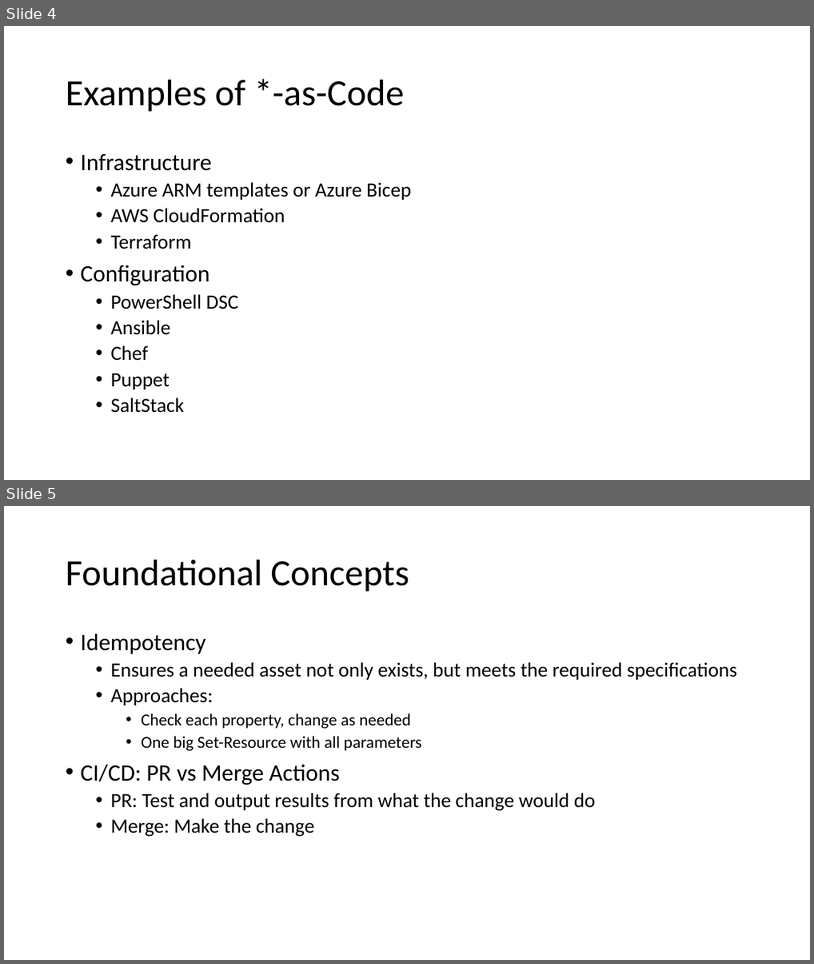
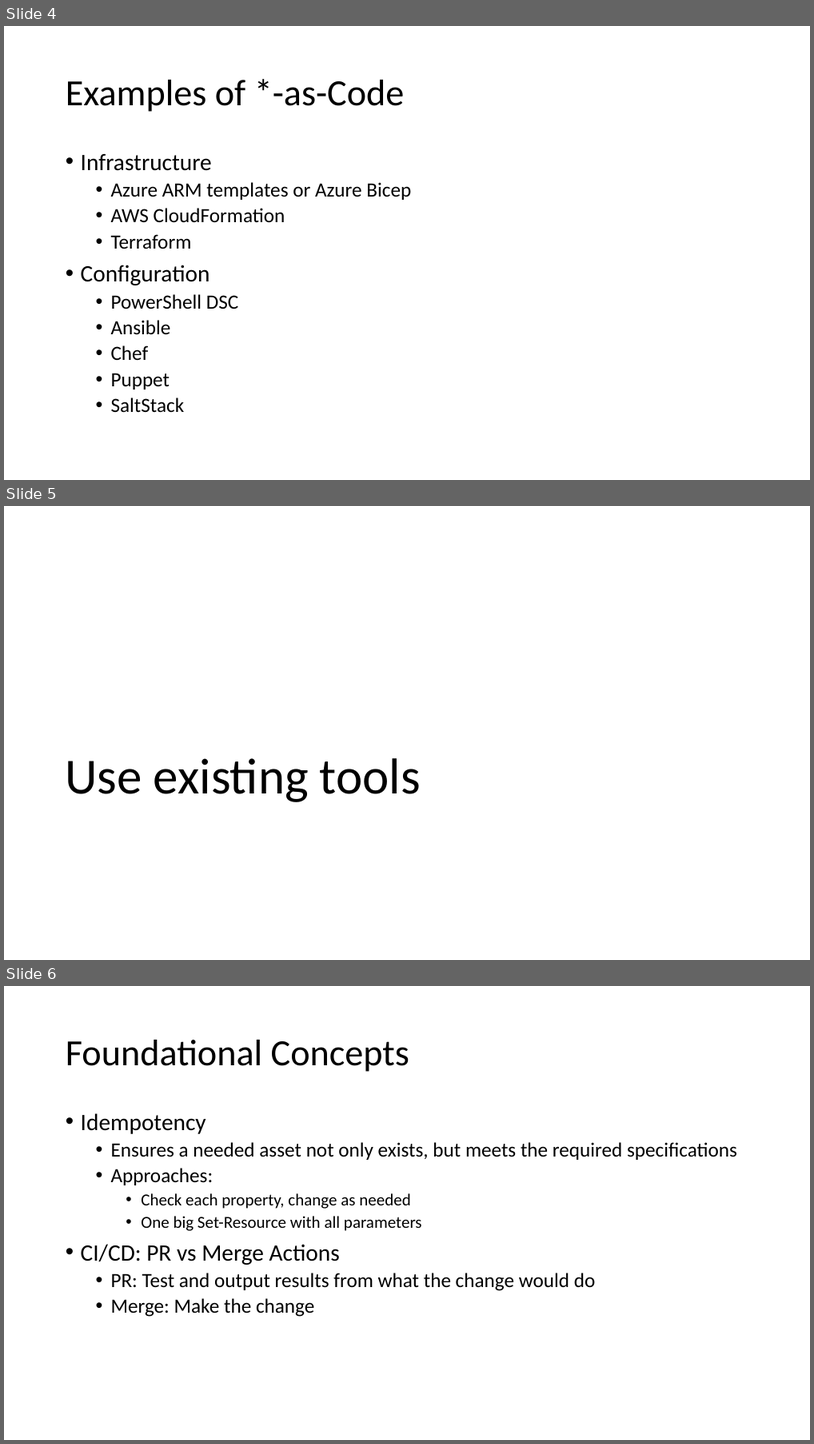
Before and after one commit to ThePoShWolf/Sessions, a slide deck: 2022-04-26 - aC the world! As Code for Anything/PowerShell Summit 2022 - aC the World!.pptx. Shown one above the other, each under a label of ours: slides 4 and 5 before the commit, slides 4, 5 and 6 after it. The pictures are 814x964 and 814x1444 pixels, drawn with LibreOffice and Linux fonts; fonts in the diff are those of the drawing; background and template pictures are left out. Boxes give left, top, right and bottom in pixels: in the first picture for what was removed or moved away, otherwise in the second. Text is boxed around its words. In the diff, an @@ line names an element or a change of style, - is before the commit and + after.

```diff
--- a/2022-04-26 - aC the world! As Code for Anything/PowerShell Summit 2022 - aC the World!.pptx
+++ b/2022-04-26 - aC the world! As Code for Anything/PowerShell Summit 2022 - aC the World!.pptx
@@ slide 5 added at [4, 506, 810, 960], background picture (left out) @@
@@ title added at [65, 758, 421, 802], 60 pt, text #000000 @@
+Use existing tools
@@ what was slide 5 is now slide 6 @@
```
Also in this commit, not shown: 2 other files.
